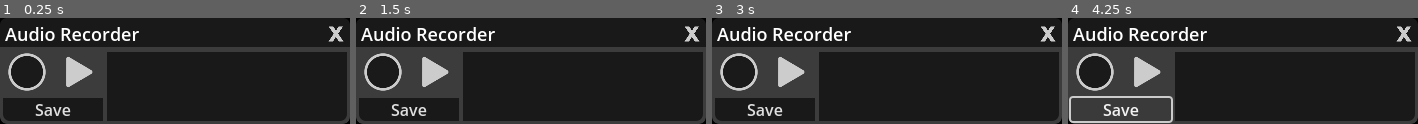
Above: before the commit, frames 1-4 (left to right).
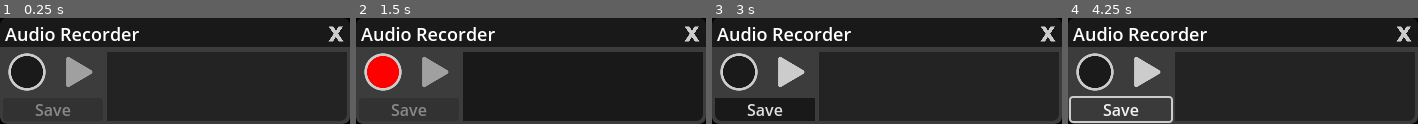
Above: after the commit, the same moments.

Repository: voylin/gd_audio_recorder
Game: Godot game, scene res://interface.tscn
Two runs of this game, one before a commit and one after it. Both use one fixed random seed, a clock stepped at 60 frames per second and the inputs below.
Inputs (mouse positions are in pixels of both pictures, inside the frame that each line leads up to):
- Up to frame 1 (0.25 s): no input
- Up to frame 2 (1.5 s): click (384, 72) at 0.5 s; click (436, 72) at 1.27 s
- Up to frame 3 (3 s): click (792, 72) at 2.02 s; click (740, 72) at 2.75 s
- Up to frame 4 (4.25 s): click "Save" at 3.5 s

The runs differ from the first frame. In frame 1, 7.2% of the frame differs, in the area x 0-30%, y 36-98%; in frame 2, 9.4%, in the area x 0-30%, y 35-98%; in frame 3, less than 0.1%; in frame 4, less than 0.1%.

Commit message:
Add interface script

Diff:
--- /dev/null
+++ b/src/interface.gd
@@ -0,0 +1,135 @@
+extends PanelContainer
+
+const ALPHA_DISABLED: float = 0.7
+const PATH_ICONS: String = "res://assets/icons/%s"
+
+const ICON_RECORDING: Texture2D = preload(PATH_ICONS % "recording.svg")
+const ICON_NOT_RECORDING: Texture2D = preload(PATH_ICONS % "not_recording.svg")
+
+const ICON_PAUSE: Texture2D = preload(PATH_ICONS % "pause.svg")
+const ICON_PLAY: Texture2D = preload(PATH_ICONS % "play.svg")
+
+
+@export var button_record: TextureButton
+@export var button_play: TextureButton
+@export var button_save: Button
+@export var panel_spectrum: PanelContainer
+@export var audio_playback: AudioStreamPlayer
+
+var effect: AudioEffectRecord
+var recording: AudioStreamWAV
+var path_last_saved: String = ""
+
+var is_dragging: bool = false
+var mouse_offset: Vector2 = Vector2.ZERO
+
+
+
+func _ready() -> void:
+	effect = AudioServer.get_bus_effect(1, 0)
+	panel_spectrum.modulate.a = ALPHA_DISABLED
+	button_play.modulate.a = ALPHA_DISABLED
+	button_play.disabled = true
+	button_save.disabled = true
+
+
+func _process(_delta: float) -> void:
+	if is_dragging:
+		get_window().position += Vector2i(get_global_mouse_position() - mouse_offset)
+
+
+func _on_title_bar_gui_input(a_event: InputEvent) -> void:
+	# check if dragging
+	# Save the mouse position
+	if a_event is InputEventMouseButton:
+		if (a_event as InputEventMouseButton).button_index == 1:
+			if !is_dragging and a_event.is_pressed():
+				is_dragging = true
+				mouse_offset = get_global_mouse_position()
+			elif !a_event.is_pressed():
+				is_dragging = false
+
+
+func _on_exit_button_pressed() -> void:
+	get_tree().quit()
+
+
+func _on_save_button_pressed() -> void:
+	var l_dialog: FileDialog = FileDialog.new()
+
+	l_dialog.title = "Save recording"
+	l_dialog.file_mode = FileDialog.FILE_MODE_SAVE_FILE
+	l_dialog.access = FileDialog.ACCESS_FILESYSTEM
+	l_dialog.use_native_dialog = true
+	l_dialog.filters = ["*.wav"]
+
+	if path_last_saved != "":
+		l_dialog.current_path = path_last_saved
+
+	@warning_ignore("return_value_discarded")
+	l_dialog.file_selected.connect(_on_saved)
+
+	add_child(l_dialog)
+	l_dialog.popup_centered()
+
+
+func _on_saved(a_file_path: String) -> void:
+	@warning_ignore("return_value_discarded")
+	recording.save_to_wav(a_file_path)
+	path_last_saved = a_file_path
+
+
+func _on_play_button_pressed() -> void:
+	if audio_playback.stream_paused or !audio_playback.playing:
+		print("Start audio playback")
+
+		button_play.texture_normal = ICON_PAUSE
+		audio_playback.stream_paused = false
+
+		if !audio_playback.playing:
+			audio_playback.play()
+
+	else:
+		print("Pause audio playback")
+
+		button_play.texture_normal = ICON_PLAY
+		audio_playback.stream_paused = true
+
+
+func _on_recording_playback_finished() -> void:
+	print("Audio playback finished")
+	button_play.texture_normal = ICON_PLAY
+
+
+func _on_record_button_pressed() -> void:
+	if effect.is_recording_active():
+		print("Recording stopped")
+
+		# Recording stuff
+		recording = effect.get_recording()
+		effect.set_recording_active(false)
+		button_record.texture_normal = ICON_NOT_RECORDING
+
+		# Audio stuff
+		audio_playback.stream = recording
+
+		# Theming
+		panel_spectrum.modulate.a = ALPHA_DISABLED
+		button_play.modulate.a = 1.0
+		button_play.disabled = false
+		button_save.disabled = false
+	else:
+		print("Recording started")
+
+		# Recording stuff
+		effect.set_recording_active(true)
+		button_record.texture_normal = ICON_RECORDING
+
+		# Audio stuff
+		audio_playback.stop()
+
+		# Theming
+		panel_spectrum.modulate.a = 1.0
+		button_play.modulate.a = ALPHA_DISABLED
+		button_play.disabled = true
+		button_save.disabled = true
--- a/src/interface.tscn
+++ b/src/interface.tscn
@@ -1,8 +1,10 @@
-[gd_scene load_steps=10 format=3 uid="uid://cy0eoq0y6egng"]
+[gd_scene load_steps=12 format=3 uid="uid://cy0eoq0y6egng"]
 
 [ext_resource type="Texture2D" uid="uid://cd6km7wamr751" path="res://assets/icons/exit.svg" id="1_3lq65"]
+[ext_resource type="Script" path="res://interface.gd" id="1_a8j08"]
 [ext_resource type="Texture2D" uid="uid://butmf7i7o0e0v" path="res://assets/icons/not_recording.svg" id="2_3mftk"]
 [ext_resource type="Texture2D" uid="uid://bnkikwj8lbvx" path="res://assets/icons/play.svg" id="3_n777q"]
+[ext_resource type="Script" path="res://spectrum.gd" id="5_br4sw"]
 
 [sub_resource type="StyleBoxFlat" id="StyleBoxFlat_v85qb"]
 content_margin_left = 3.0
@@ -36,7 +38,7 @@
 bg_color = Color(0.0980392, 0.0980392, 0.0980392, 1)
 corner_radius_bottom_right = 7
 
-[node name="Interface" type="PanelContainer"]
+[node name="Interface" type="PanelContainer" node_paths=PackedStringArray("button_record", "button_play", "button_save", "panel_spectrum", "audio_playback")]
 clip_children = 2
 anchors_preset = 15
 anchor_right = 1.0
@@ -44,10 +46,19 @@
 grow_horizontal = 2
 grow_vertical = 2
 theme_override_styles/panel = SubResource("StyleBoxFlat_v85qb")
+script = ExtResource("1_a8j08")
+button_record = NodePath("VBox/HBox/HFlowContainer/RecordButton")
+button_play = NodePath("VBox/HBox/HFlowContainer/PlayButton")
+button_save = NodePath("VBox/HBox/HFlowContainer/SaveButton")
+panel_spectrum = NodePath("VBox/HBox/SpectrumPanel")
+audio_playback = NodePath("RecordingPlayback")
 
-[node name="AudioStreamPlayer" type="AudioStreamPlayer" parent="."]
+[node name="RecordingPlayback" type="AudioStreamPlayer" parent="."]
+
+[node name="Microphone" type="AudioStreamPlayer" parent="."]
 stream = SubResource("AudioStreamMicrophone_26l7b")
 autoplay = true
+bus = &"Record"
 
 [node name="VBox" type="VBoxContainer" parent="."]
 layout_mode = 2
@@ -107,3 +118,11 @@
 layout_mode = 2
 size_flags_horizontal = 3
 theme_override_styles/panel = SubResource("StyleBoxFlat_vsvvd")
+script = ExtResource("5_br4sw")
+
+[connection signal="finished" from="RecordingPlayback" to="." method="_on_recording_playback_finished"]
+[connection signal="gui_input" from="VBox/TitleBar" to="." method="_on_title_bar_gui_input"]
+[connection signal="pressed" from="VBox/TitleBar/HBox/ExitButton" to="." method="_on_exit_button_pressed"]
+[connection signal="pressed" from="VBox/HBox/HFlowContainer/RecordButton" to="." method="_on_record_button_pressed"]
+[connection signal="pressed" from="VBox/HBox/HFlowContainer/PlayButton" to="." method="_on_play_button_pressed"]
+[connection signal="pressed" from="VBox/HBox/HFlowContainer/SaveButton" to="." method="_on_save_button_pressed"]
